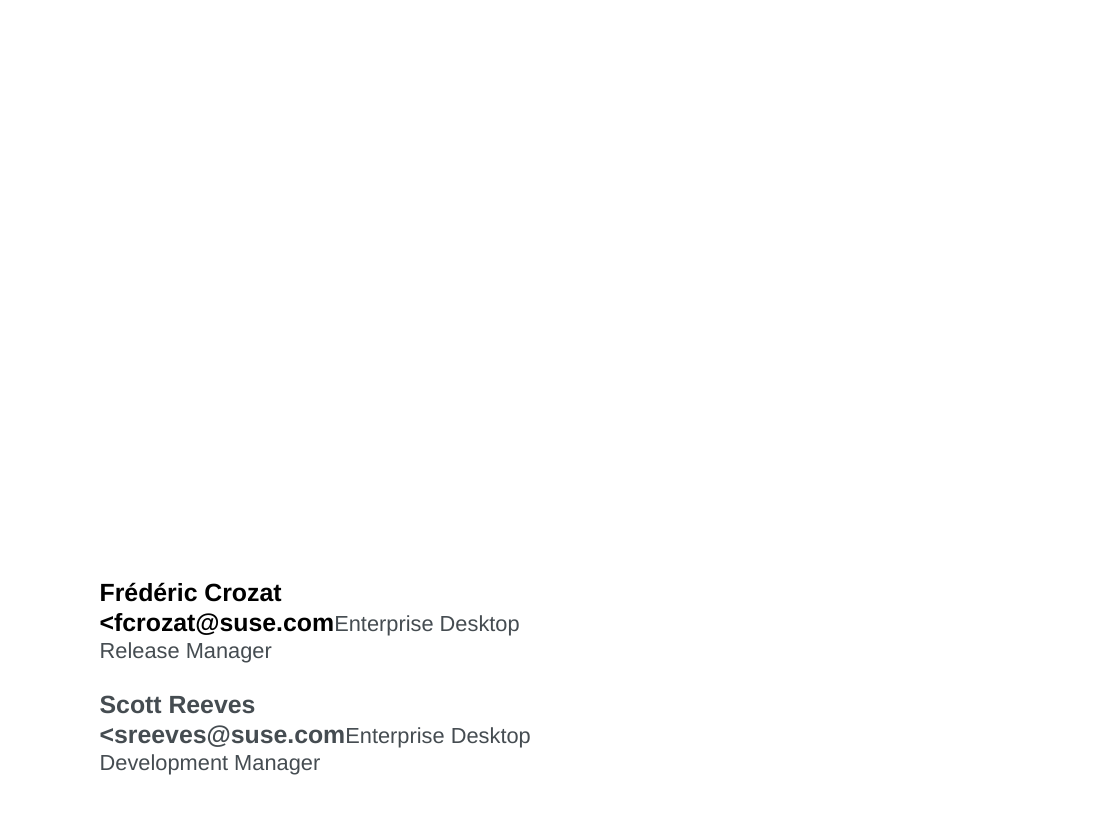
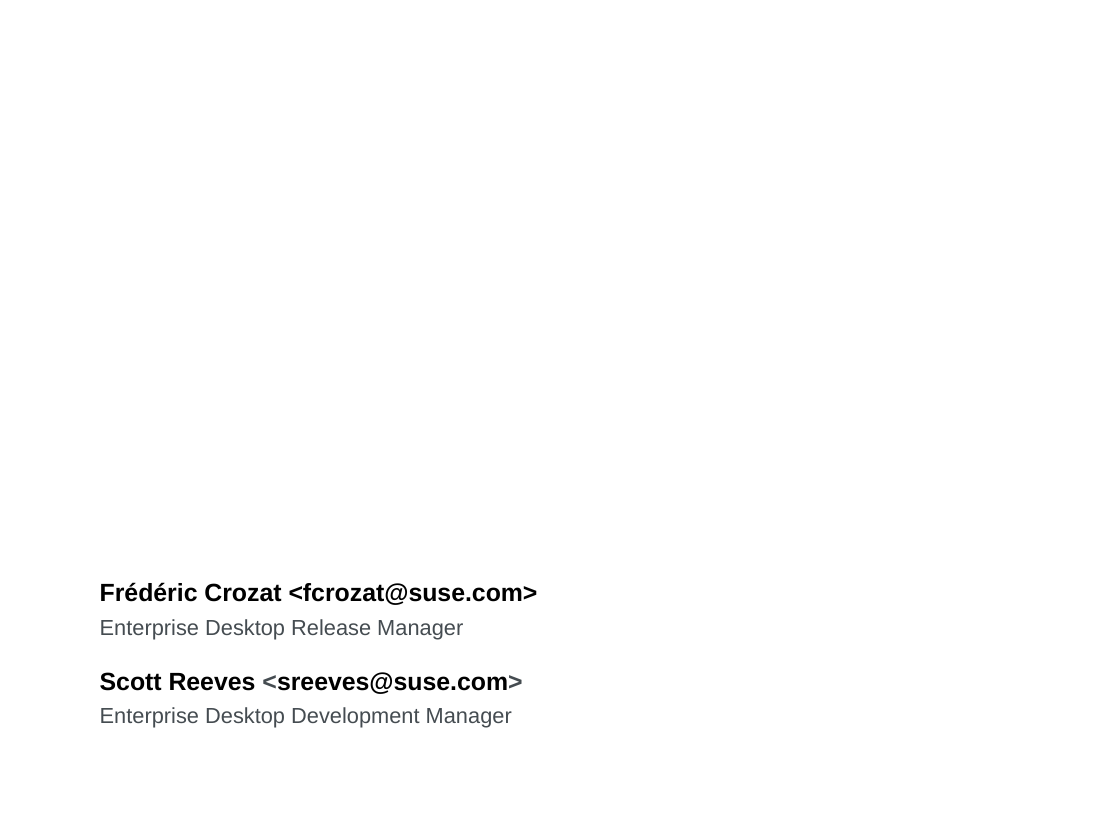
Before and after one commit to sreeves/presentation, a slide deck: slide 1 of SUSECON_2015_RemoteDesktop.odp. Drawn at 1120x840 pixels with LibreOffice and Linux fonts; fonts in the diff are those of the drawing; background and template pictures are left out. Boxes give left, top, right and bottom in pixels: in the first picture for what was removed or moved away, otherwise in the second. Text is boxed around its words. In the diff, an @@ line names an element or a change of style, - is before the commit and + after.

```diff
--- a/SUSECON_2015_RemoteDesktop.odp
+++ b/SUSECON_2015_RemoteDesktop.odp
@@ subtitle at [100,582,538,728]: text changed @@
-Frédéric Crozat <fcrozat@suse.comEnterprise Desktop Release Manager
-Scott Reeves <sreeves@suse.comEnterprise Desktop Development Manager
+Frédéric Crozat <fcrozat@suse.com>
+Enterprise Desktop Release Manager
+Scott Reeves <sreeves@suse.com>
+Enterprise Desktop Development Manager
```
Also in this commit, not shown: 1 other slide changed.
